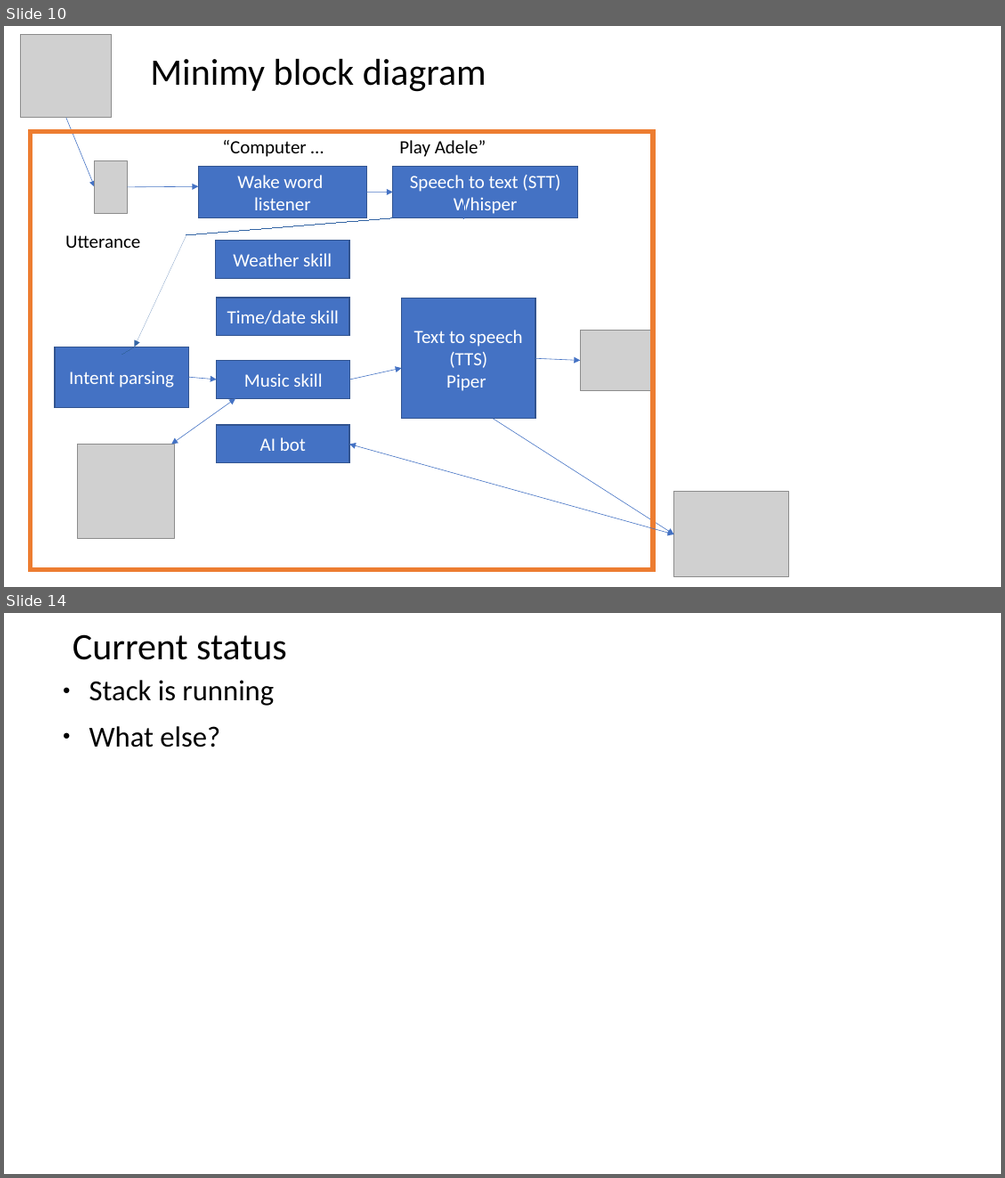
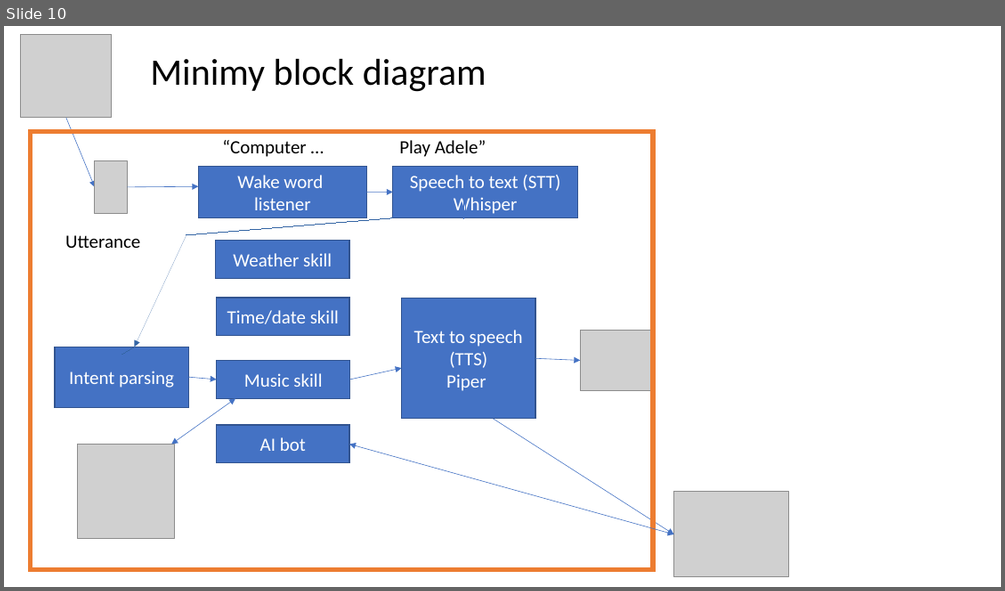
Before and after one commit to mike99mac/minimy-mike99mac, a slide deck: smartboomboxes.odp. Shown one above the other, each under a label of ours: slides 10 and 14 before the commit, slide 10 after it; the slides between them are not shown. The pictures are 1005x1178 and 1005x591 pixels, drawn with LibreOffice and Linux fonts; fonts in the diff are those of the drawing; grey boxes stand for pictures. Boxes give left, top, right and bottom in pixels: in the first picture for what was removed or moved away, otherwise in the second. Text is boxed around its words. In the diff, an @@ line names an element or a change of style, - is before the commit and + after.

```diff
--- a/smartboomboxes.odp
+++ b/smartboomboxes.odp
@@ slide 14 removed at [4,613,1001,1174], background #FFFFFF @@
@@ title removed at [73,634,287,660] @@
-Current status
@@ text removed at [89,680,274,747] @@
-● Stack is running
-● What else?
```
Also in this commit, not shown: 7 slides changed, 2 slides added.
